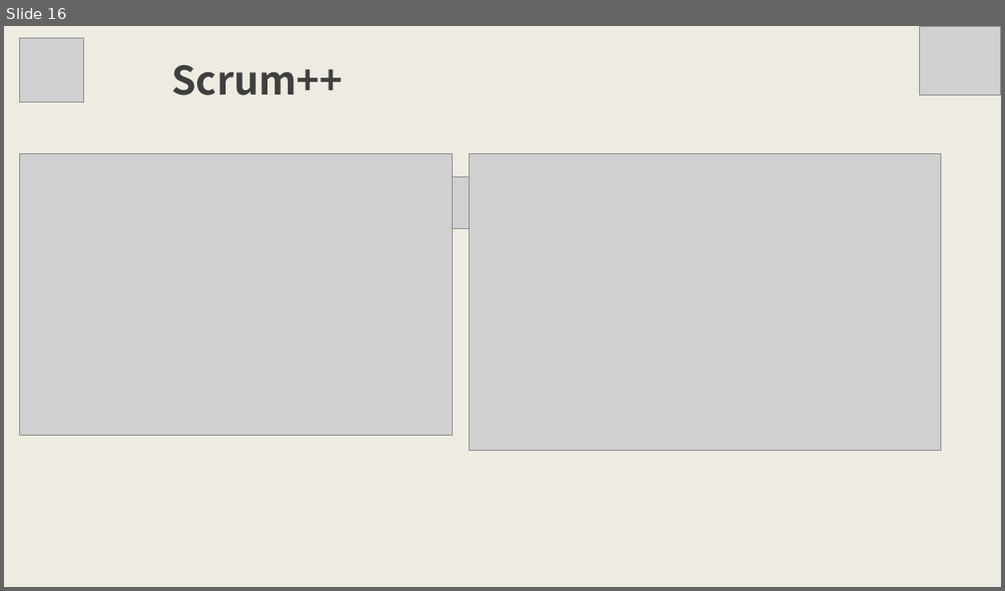
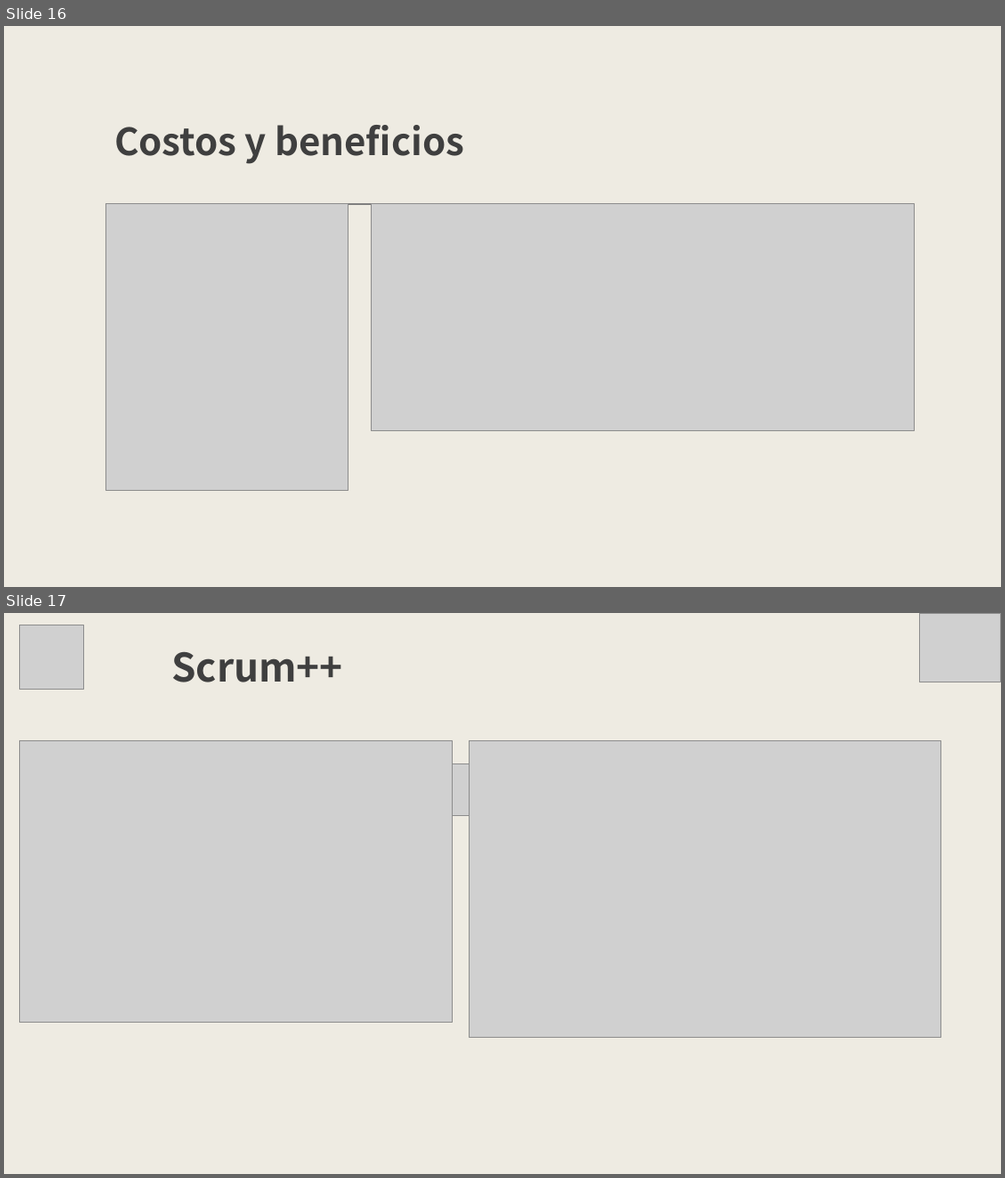
Before and after one commit to Matias0752/Proyecto_Convidata-GRUPO-13, a slide deck: Incremento 4/Informe/ppt CONVIDATA.pptx. Shown one above the other, each under a label of ours: slide 16 before the commit, slides 16 and 17 after it. The pictures are 1005x591 and 1005x1178 pixels, drawn with LibreOffice and Linux fonts; fonts in the diff are those of the drawing; grey boxes stand for pictures. Boxes give left, top, right and bottom in pixels: in the first picture for what was removed or moved away, otherwise in the second. Text is boxed around its words. In the diff, an @@ line names an element or a change of style, - is before the commit and + after.

```diff
--- a/Incremento 4/Informe/ppt CONVIDATA.pptx
+++ b/Incremento 4/Informe/ppt CONVIDATA.pptx
@@ slide 16 added at (4, 26, 1001, 587), background #EEEBE2 @@
@@ title added at (114, 125, 464, 164), 36 pt, text #3F3F3F, bold @@
+Costos y beneficios
@@ picture added at (105, 204, 348, 491) @@
@@ line added from (161, 204) to (878, 204), #7F7F7F 2 pt @@
@@ picture added at (372, 204, 914, 431) @@
@@ what was slide 16 is now slide 17 @@
```
